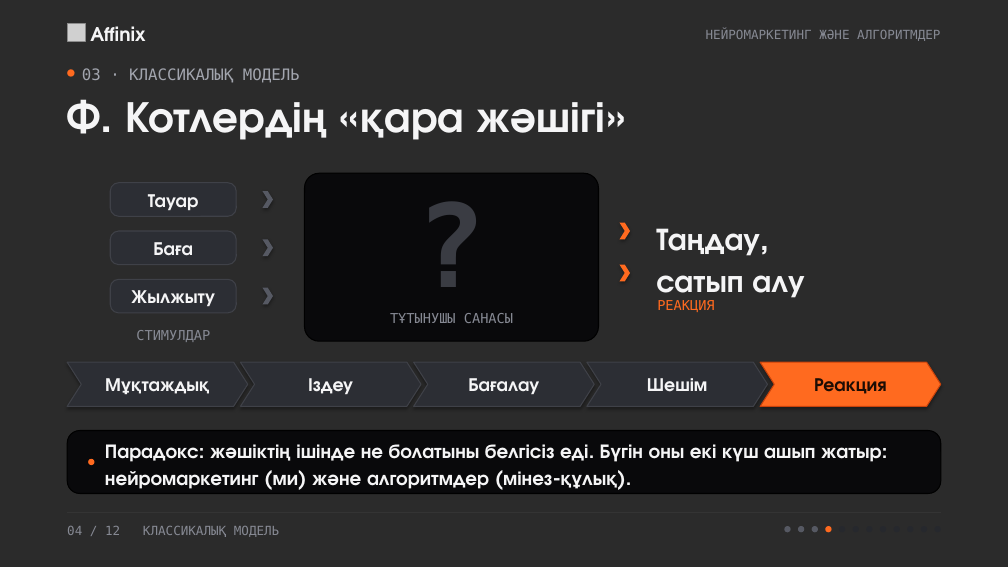
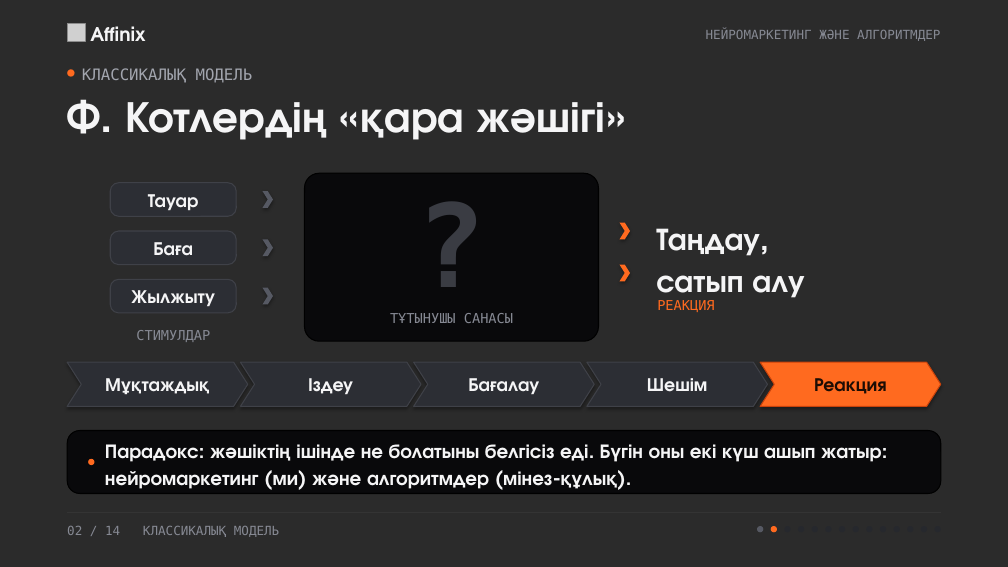
Before and after one commit to NUREKE178/affinix, a slide deck: slide 2 of presentation/neuromarketing/neuromarketing.pptx (slide 4 before the commit). Drawn at 1008x567 pixels with LibreOffice and Linux fonts; fonts in the diff are those of the drawing; grey boxes stand for pictures; background and template pictures are left out; a plain dark background stands for a picture behind light text. Boxes give left, top, right and bottom in pixels: in the first picture for what was removed or moved away, otherwise in the second. Text is boxed around its words. In the diff, an @@ line names an element or a change of style, - is before the commit and + after.

```diff
--- a/presentation/neuromarketing/neuromarketing.pptx
+++ b/presentation/neuromarketing/neuromarketing.pptx
@@ text at [82,68,253,83]: text changed @@
-03 · КЛАССИКАЛЫҚ МОДЕЛЬ
+КЛАССИКАЛЫҚ МОДЕЛЬ
@@ text at [67,526,279,537]: text changed @@
-04 / 12 КЛАССИКАЛЫҚ МОДЕЛЬ
+02 / 14 КЛАССИКАЛЫҚ МОДЕЛЬ
@@ ellipse: place and size @@
-ellipse at [785,526,791,532]
+ellipse at [757,526,763,532]
@@ ellipse: place and size @@
-ellipse at [826,526,832,532]
+ellipse at [771,526,777,532]
@@ ellipse added at [785,526,791,532], fill #26282D @@
@@ ellipse at [799,526,805,532]: fill #565963 to #26282D @@
@@ ellipse at [812,526,818,532]: fill #565963 to #26282D @@
@@ ellipse added at [826,526,832,532], fill #26282D @@
```
Also in this commit, not shown: 11 other slides changed, 2 slides added, 7 other files.
